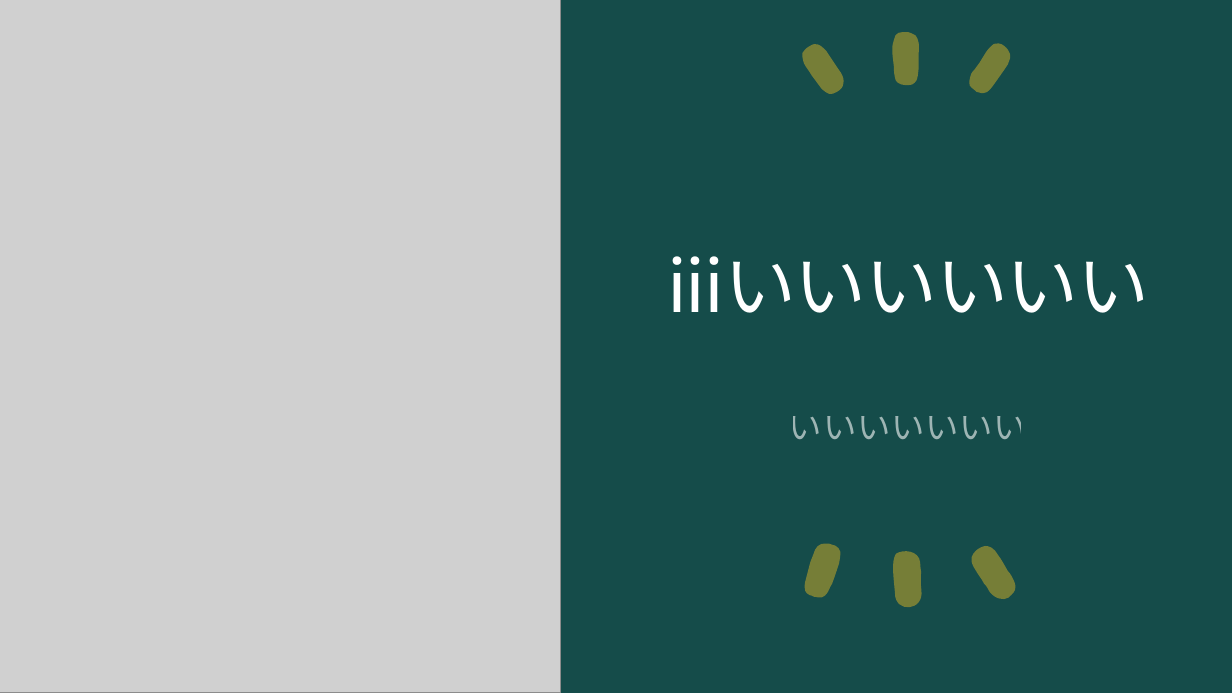
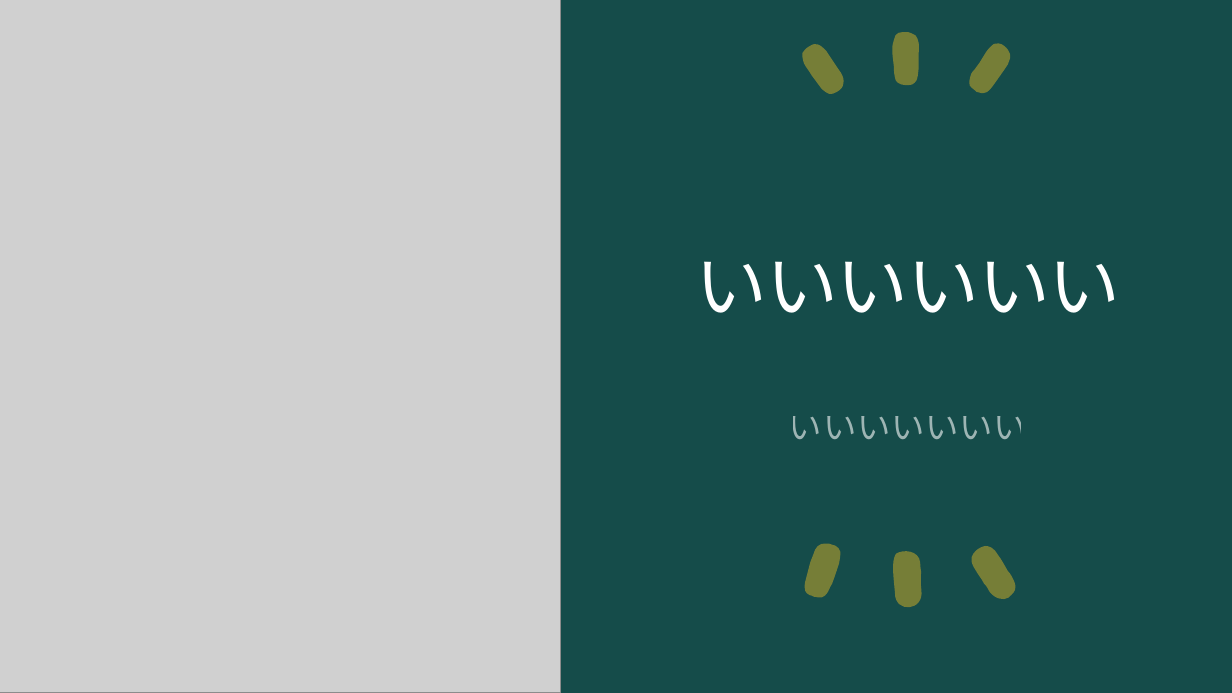
Before and after one commit to ogawa3427/utils, a slide deck: slide 1 of 2024answer/answer.pptx. Drawn at 1232x693 pixels with LibreOffice and Linux fonts; fonts in the diff are those of the drawing; grey boxes stand for pictures. Boxes give left, top, right and bottom in pixels: in the first picture for what was removed or moved away, otherwise in the second. Text is boxed around its words. In the diff, an @@ line names an element or a change of style, - is before the commit and + after.

```diff
--- a/2024answer/answer.pptx
+++ b/2024answer/answer.pptx
@@ title at (696, 261, 1121, 313): text changed @@
-iiiいいいいいい
+いいいいいい
```
